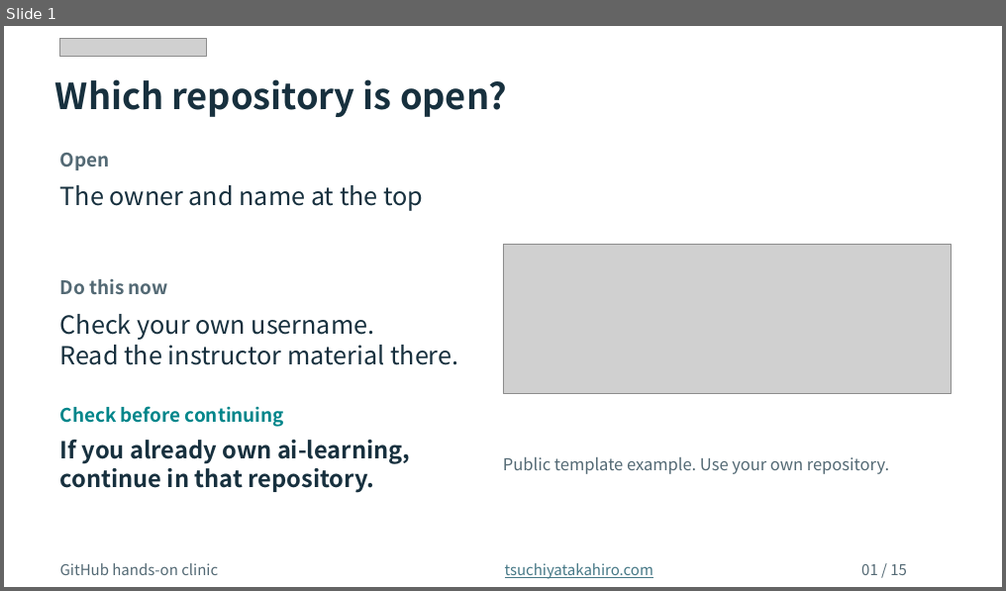
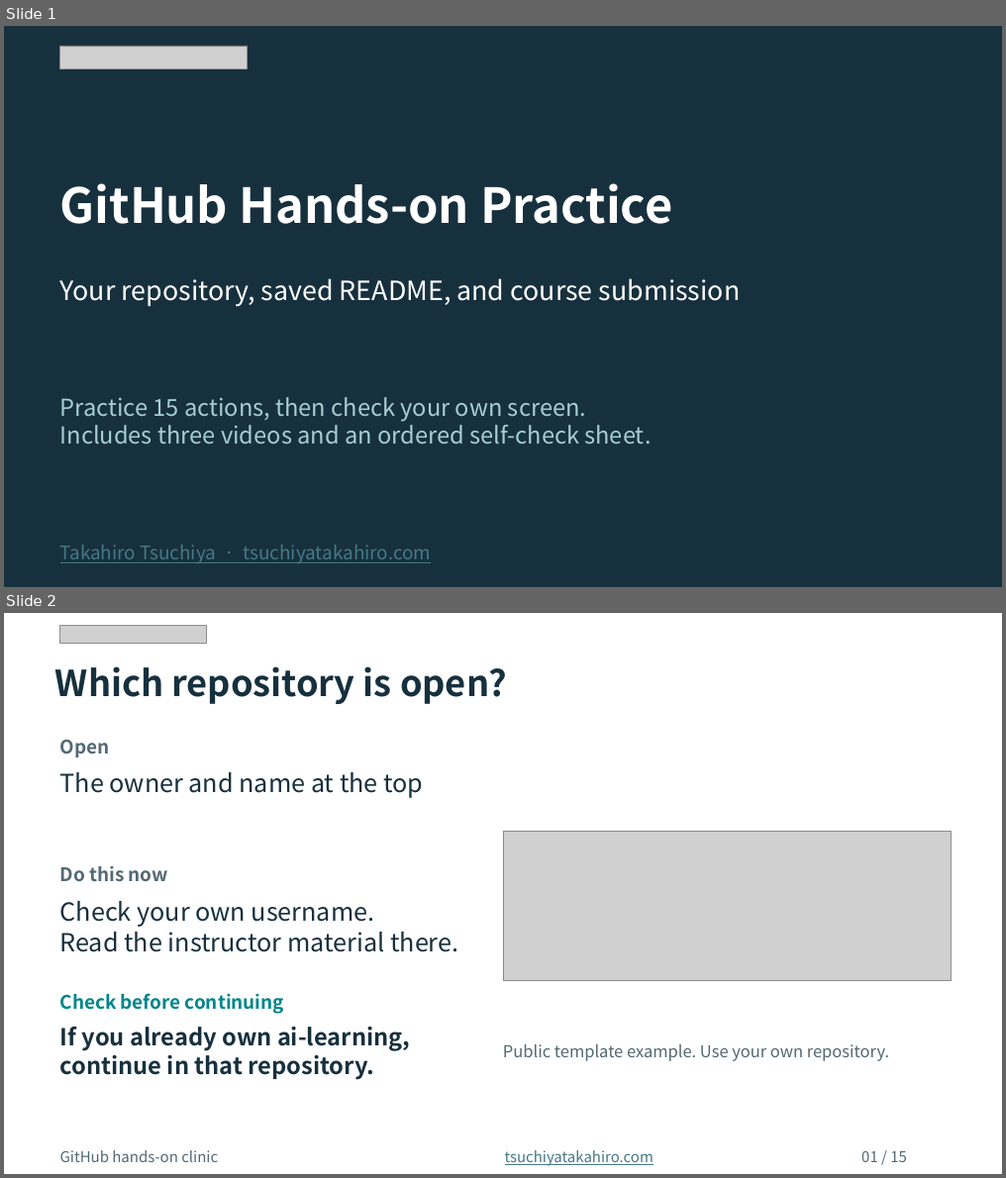
Before and after one commit to tsuchiyatakahirolab/ai-data-literacy, a slide deck: en/slides/GitHub_Hands_On_EN.pptx. Shown one above the other, each under a label of ours: slide 1 before the commit, slides 1 and 2 after it. The pictures are 1006x591 and 1006x1178 pixels, drawn with LibreOffice and Linux fonts; fonts in the diff are those of the drawing; grey boxes stand for pictures. Boxes give left, top, right and bottom in pixels: in the first picture for what was removed or moved away, otherwise in the second. Text is boxed around its words. In the diff, an @@ line names an element or a change of style, - is before the commit and + after.

Commit message:
Publish covered GitHub practice with ordered student self-checks

```diff
--- a/en/slides/GitHub_Hands_On_EN.pptx
+++ b/en/slides/GitHub_Hands_On_EN.pptx
@@ slide 1 added at box(4, 26, 1002, 587), background #17303E @@
@@ picture added at box(60, 46, 248, 69) @@
@@ text added at box(60, 183, 672, 224), 46.5 pt, text #FFFFFF, bold @@
+GitHub Hands-on Practice
@@ text added at box(60, 278, 741, 307), 25.5 pt, text #FFFFFF @@
+Your repository, saved README, and course submission
@@ text added at box(60, 397, 651, 445), 22.5 pt, text #A6CED0 @@
+Practice 15 actions, then check your own screen.
+Includes three videos and an ordered self-check sheet.
@@ text added at box(60, 545, 432, 564), 18 pt, text #467886, underline @@
+Takahiro Tsuchiya · tsuchiyatakahiro.com
@@ what was slide 1 is now slide 2 @@
```
Also in this commit, not shown: 2 other slides added, 24 other files.
